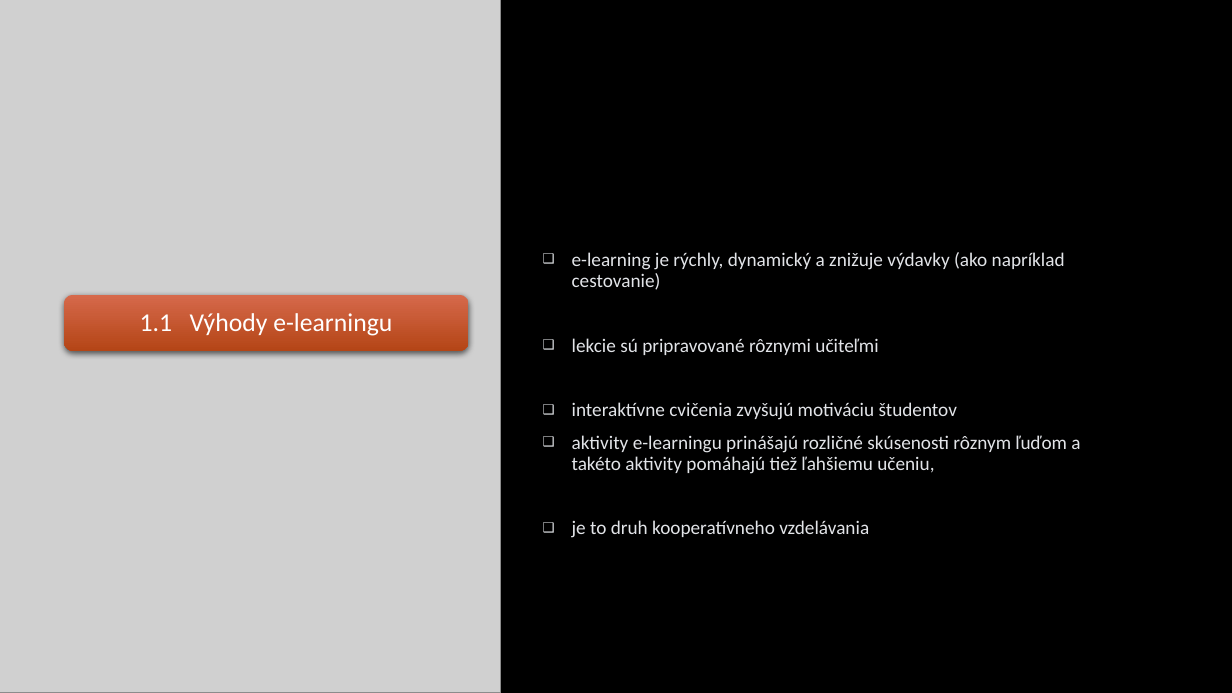
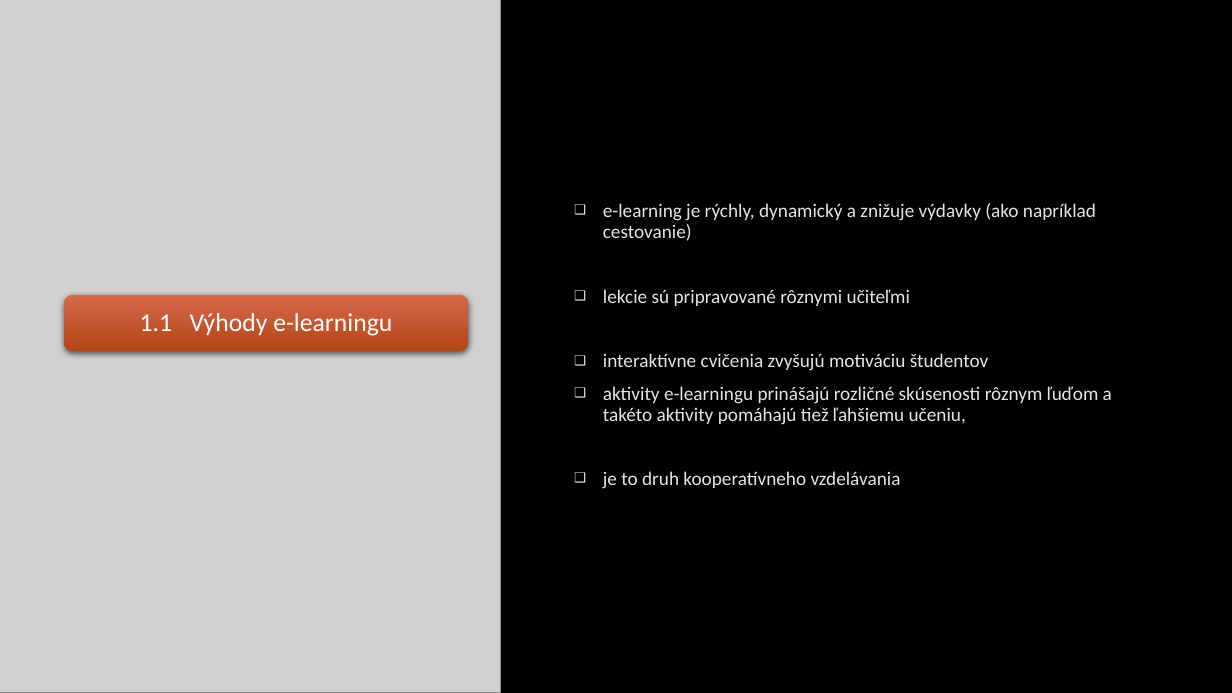
Before and after one commit to RichardSzarka/Semestralna_praca_MIP, a slide deck: slide 4 of Prezentacia_clanok.pptx. Drawn at 1232x693 pixels with LibreOffice and Linux fonts; fonts in the diff are those of the drawing; grey boxes stand for pictures; background and template pictures are left out. Boxes give left, top, right and bottom in pixels: in the first picture for what was removed or moved away, otherwise in the second. Text is boxed around its words. In the diff, an @@ line names an element or a change of style, - is before the commit and + after.

```diff
--- a/Prezentacia_clanok.pptx
+++ b/Prezentacia_clanok.pptx
@@ text "e-learning je rýchly, dynamický a ...": place and size @@
-text "e-learning je rýchly, dynamický a ..." at bbox=[572, 252, 1080, 538]
+text "e-learning je rýchly, dynamický a ..." at bbox=[603, 203, 1112, 489]
```
Also in this commit, not shown: 2 other slides changed, 1 slide added, 1 slide removed, 4 other files.
